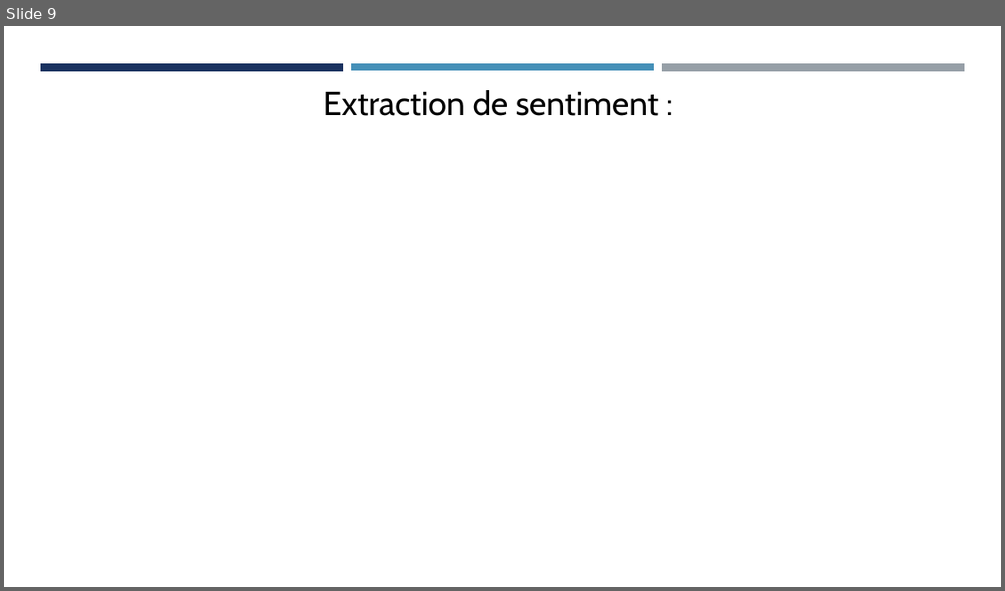
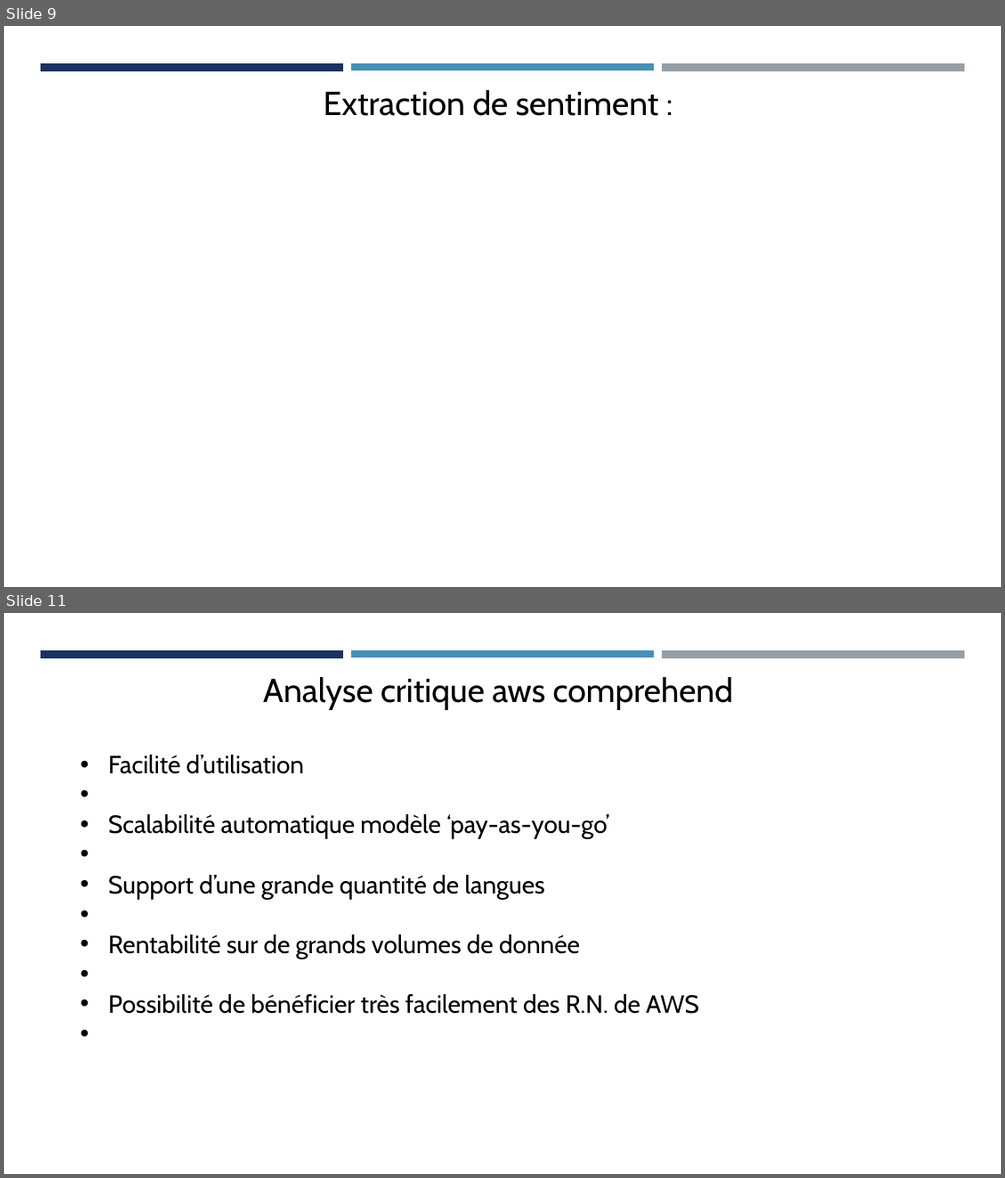
Before and after one commit to Jmuhleman/pw_CLD, a slide deck: workshop/AWS Comprehend.odp. Shown one above the other, each under a label of ours: slide 9 before the commit, slides 9 and 11 after it; the slides between them are not shown. The pictures are 1005x591 and 1005x1178 pixels, drawn with LibreOffice and Linux fonts; fonts in the diff are those of the drawing. Boxes give left, top, right and bottom in pixels: in the first picture for what was removed or moved away, otherwise in the second. Text is boxed around its words. In the diff, an @@ line names an element or a change of style, - is before the commit and + after.

```diff
--- a/workshop/AWS Comprehend.odp
+++ b/workshop/AWS Comprehend.odp
@@ slide 11 added at [4, 613, 1001, 1174], background #FFFFFF; not listed: 3 template elements that a slide beside it also shows @@
@@ text added at [108, 677, 733, 1013], 24 pt, text #000000 @@
+Analyse critique aws comprehend
+  • Facilité d’utilisation
+  • Scalabilité automatique modèle ‘pay-as-you-go’
+  • Support d’une grande quantité de langues
+  • Rentabilité sur de grands volumes de donnée
+  • Possibilité de bénéficier très facilement des R.N. de AWS
```
Also in this commit, not shown: 1 slide changed, 1 other slide added.
